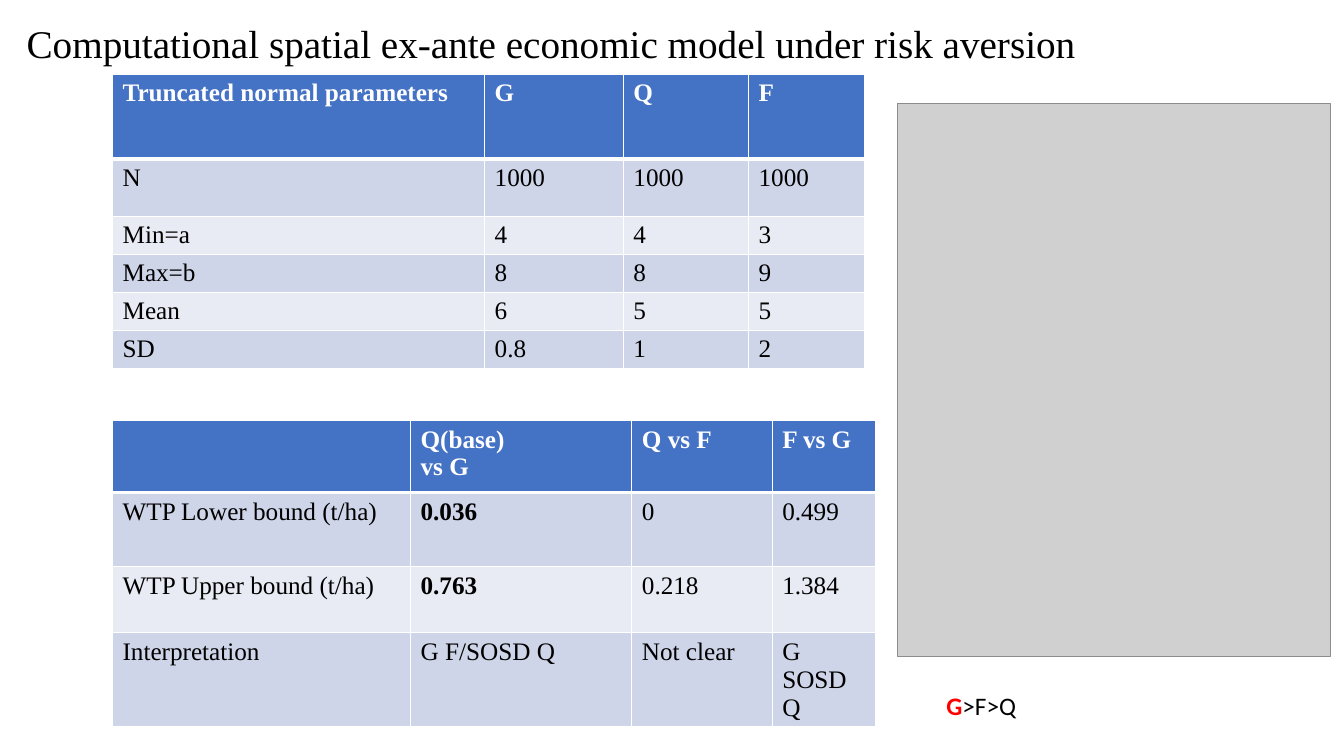
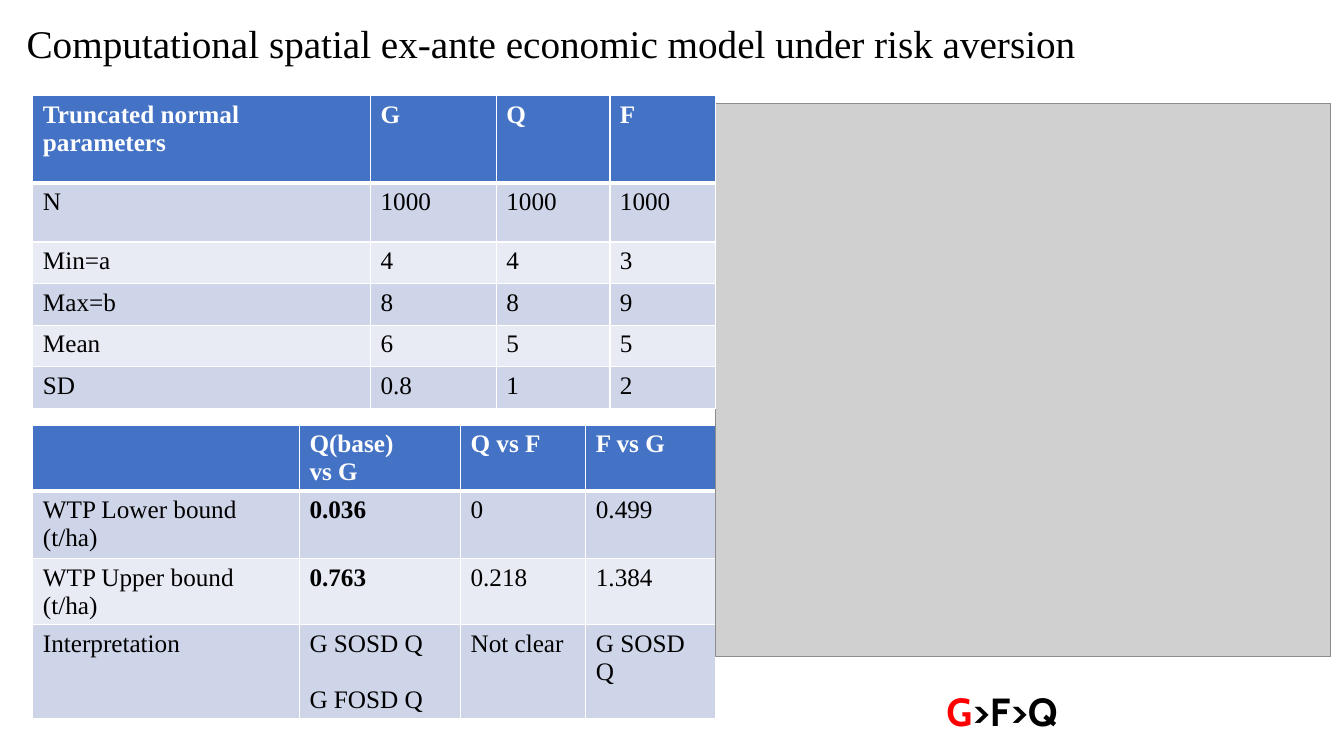
Before and after one commit to AntonUrfels/econ-sims-bihar, a slide deck: slide 8 of Planting date strategies under risk considerations_IGP_v2.pptx. Drawn at 1344x756 pixels with LibreOffice and Linux fonts; fonts in the diff are those of the drawing; grey boxes stand for pictures. Boxes give left, top, right and bottom in pixels: in the first picture for what was removed or moved away, otherwise in the second. Text is boxed around its words. In the diff, an @@ line names an element or a change of style, - is before the commit and + after.

```diff
--- a/Planting date strategies under risk considerations_IGP_v2.pptx
+++ b/Planting date strategies under risk considerations_IGP_v2.pptx
@@ table: place and size @@
-table at (113, 75, 866, 378)
+table at (33, 96, 717, 408)
@@ picture: place and size @@
-picture at (897, 104, 1331, 656)
+picture at (716, 104, 1331, 656)
@@ table at (33, 425, 716, 738) @@
-row 4, column 2: G F/SOSD Q
+row 4, column 2: G SOSD Q / G FOSD Q
@@ table: place and size @@
-table at (113, 420, 877, 734)
+table at (33, 425, 716, 738)
@@ text "G>F>Q" at (946, 698, 1057, 727): size 18 to 28 pt, font Calibri to Cabin; bold on in "G>F>Q" @@
```
Also in this commit, not shown: 17 other files.
